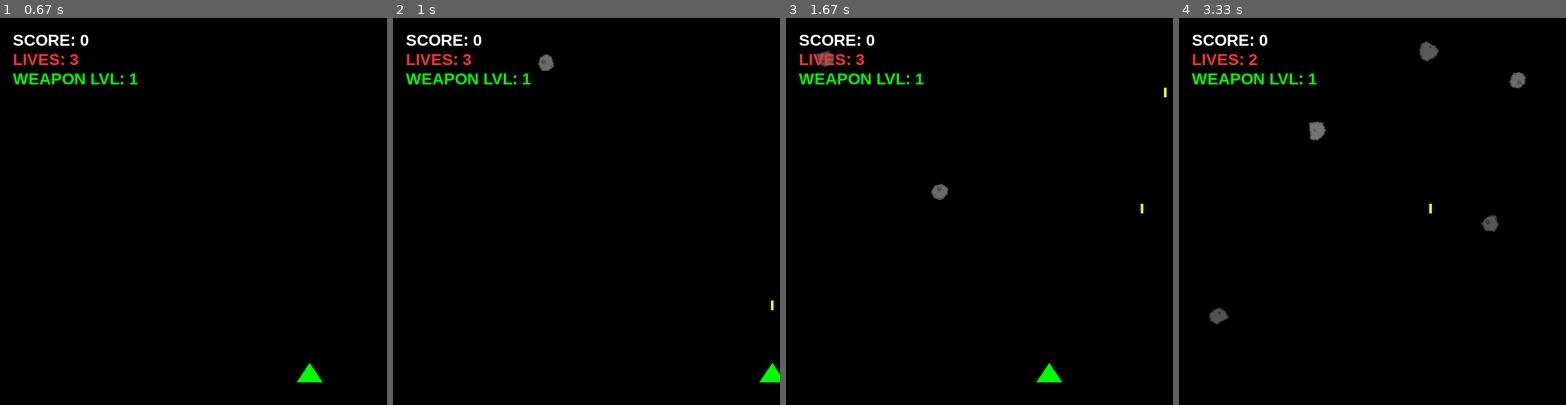
Above: before the commit, frames 1-4 (left to right).
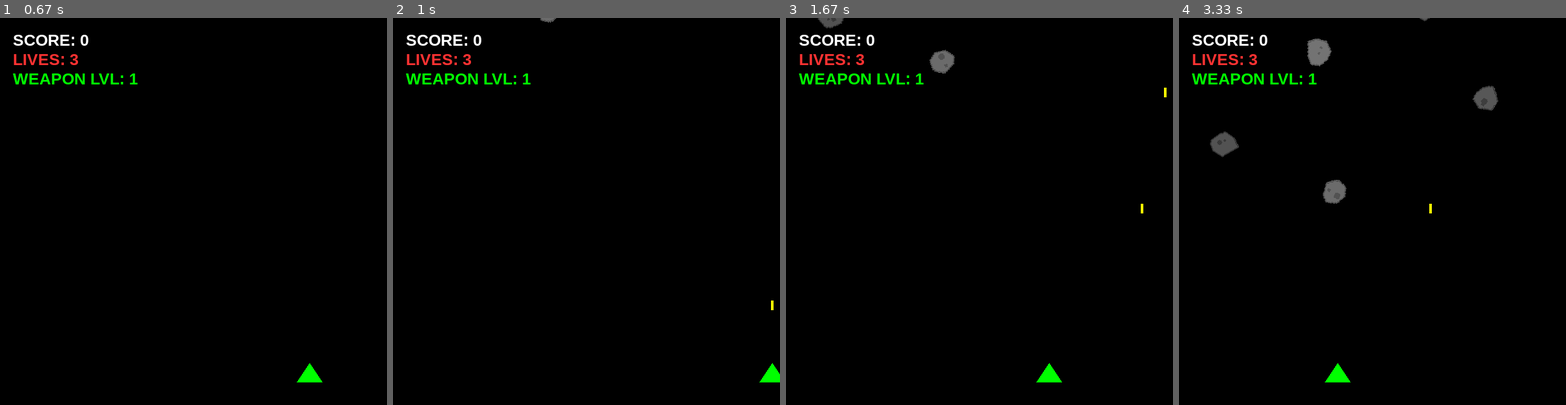
Above: after the commit, the same moments.

Repository: Farae1/pygame
Game: pygame game, started from main.py
The game is run twice, just before and just after one commit, with the same random seed, the same clock (stepped at 60 frames per second) and the same inputs.
Inputs:
- Up to frame 1 (0.67 s): hold Right from 0.33 s (still down)
- Up to frame 2 (1 s): release Right at 0.8 s; hold Right from 0.83 s (still down); tap Space at 0.9 s
- Up to frame 3 (1.67 s): tap Space at 1.2, 1.4 s; release Right at 1.3 s; hold Left from 1.33 s (still down)
- Up to frame 4 (3.33 s): tap Space at 1.7, 1.97, 2.27, 2.4, 2.7, 3.07 s; release Left at 1.87 s; hold Left 1.9-2.3 s; hold Right 2.33-2.97 s; hold Left from 3 s (still down)

Frame 1 is identical in both runs. In frame 2, 0.2% of the frame differs, in the area x 37-43%, y 0-14%; in frame 3, 0.6%; in frame 4, 2.2%, in the area x 7-90%, y 0-95%.

Commit message:
feat: criando efeito de 'estilhaço' e aumentando o tamanho do meteoro para ele parecer mais legal, deixando o meteoro quebrar com 2 tiros e deixando os tiros mais rápidos tbm (20ms).

Diff:
--- a/main.py
+++ b/main.py
@@ -9,7 +9,7 @@
 from src.core.tela import Tela
 from src.components.jogador import Jogador
 from src.components.tiros import Tiro
-from src.components.inimigos import MeteoroNormal, InimigoEspecial, Boss
+from src.components.inimigos import MeteoroNormal, FragmentoMeteoro, InimigoEspecial, Boss
 
 pygame.init()
 
@@ -76,7 +76,7 @@
         if not vitoria and not game_over:
             if evento.type == SPAWN_TIMER and not fase_boss:
                 sorteio = random.random()
-                hp_v = 1 if pontos < 1000 else 2
+                hp_v = 2
                 hp_e = 3 if pontos < 1000 else 6
                 if pontos < 1000:
                     if sorteio < 0.05:
@@ -130,6 +130,10 @@
             else:
                 inimigo.vida -= total_dano
                 if inimigo.vida <= 0:
+                    if isinstance(inimigo, MeteoroNormal):
+                        for _ in range(random.randint(4, 7)):
+                            f = FragmentoMeteoro(inimigo.rect.centerx, inimigo.rect.centery, inimigo.tom)
+                            todos_sprites.add(f)
                     pontos += 35 if isinstance(inimigo, InimigoEspecial) else 10
                     inimigo.kill()
                 elif isinstance(inimigo, InimigoEspecial):
--- a/src/components/inimigos.py
+++ b/src/components/inimigos.py
@@ -20,27 +20,28 @@
         self.reset_pos()
 
     def _gerar_imagem(self):
-        tamanho = 34
+        tamanho = 50
         surf = pygame.Surface((tamanho, tamanho), pygame.SRCALPHA)
         cx, cy = tamanho // 2, tamanho // 2
         num_pts = random.randint(8, 11)
         pts = []
         for i in range(num_pts):
             ang = (2 * math.pi / num_pts) * i + random.uniform(-0.3, 0.3)
-            r = random.randint(11, 16)
+            r = random.randint(17, 23)
             pts.append((cx + math.cos(ang) * r, cy + math.sin(ang) * r))
-        tom = random.randint(80, 115)
-        pygame.draw.polygon(surf, (tom, tom, tom), pts)
-        pygame.draw.polygon(surf, (tom - 30, tom - 30, tom - 30), pts, 2)
-        cx2 = cx + random.randint(-5, 5)
-        cy2 = cy + random.randint(-5, 5)
-        pygame.draw.circle(surf, (tom - 25, tom - 25, tom - 25), (cx2, cy2), random.randint(2, 4))
+        self.tom = random.randint(80, 115)
+        pygame.draw.polygon(surf, (self.tom, self.tom, self.tom), pts)
+        pygame.draw.polygon(surf, (self.tom - 30, self.tom - 30, self.tom - 30), pts, 2)
+        for _ in range(2):
+            cx2 = cx + random.randint(-8, 8)
+            cy2 = cy + random.randint(-8, 8)
+            pygame.draw.circle(surf, (self.tom - 25, self.tom - 25, self.tom - 25), (cx2, cy2), random.randint(2, 5))
         return surf
 
     def reset_pos(self):
-        self.rect = self._image_original.get_rect(center=(random.randint(15, LARGURA - 15), -50))
-        bonus_vel = (self._get_pontos() // 200) * 2
-        self.vel_y = random.randint(3, 5) + (bonus_vel / 5)
+        self.rect = self._image_original.get_rect(center=(random.randint(25, LARGURA - 25), -60))
+        bonus_vel = (self._get_pontos() // 200) * 0.8
+        self.vel_y = random.uniform(1.5, 2.8) + bonus_vel
 
     def update(self):
         self.rect.y += self.vel_y
@@ -49,6 +50,42 @@
         self.rect = self.image.get_rect(center=self.rect.center)
         if self.rect.top > ALTURA:
             self.reset_pos()
+
+
+class FragmentoMeteoro(Sprite):
+    def __init__(self, x, y, tom):
+        super().__init__()
+        tamanho = random.randint(8, 15)
+        surf = pygame.Surface((tamanho, tamanho), pygame.SRCALPHA)
+        cx, cy = tamanho // 2, tamanho // 2
+        num_pts = random.randint(4, 6)
+        pts = []
+        for i in range(num_pts):
+            ang = (2 * math.pi / num_pts) * i + random.uniform(-0.4, 0.4)
+            r = random.randint(3, tamanho // 2 - 1)
+            pts.append((cx + math.cos(ang) * r, cy + math.sin(ang) * r))
+        pygame.draw.polygon(surf, (tom, tom, tom), pts)
+        self._image_original = surf
+        self.image = surf.copy()
+        self.rect = self.image.get_rect(center=(x, y))
+        ang_saida = random.uniform(0, 2 * math.pi)
+        speed = random.uniform(2, 5)
+        self.vel_x = math.cos(ang_saida) * speed
+        self.vel_y = math.sin(ang_saida) * speed
+        self.alpha = 255
+        self.angulo = random.randint(0, 360)
+        self.vel_rotacao = random.uniform(-6, 6)
+
+    def update(self):
+        self.rect.x += self.vel_x
+        self.rect.y += self.vel_y
+        self.alpha = max(0, self.alpha - 7)
+        self.angulo = (self.angulo + self.vel_rotacao) % 360
+        self.image = pygame.transform.rotate(self._image_original, self.angulo)
+        self.image.set_alpha(self.alpha)
+        self.rect = self.image.get_rect(center=self.rect.center)
+        if self.alpha <= 0:
+            self.kill()
 
 
 class InimigoEspecial(Sprite):
